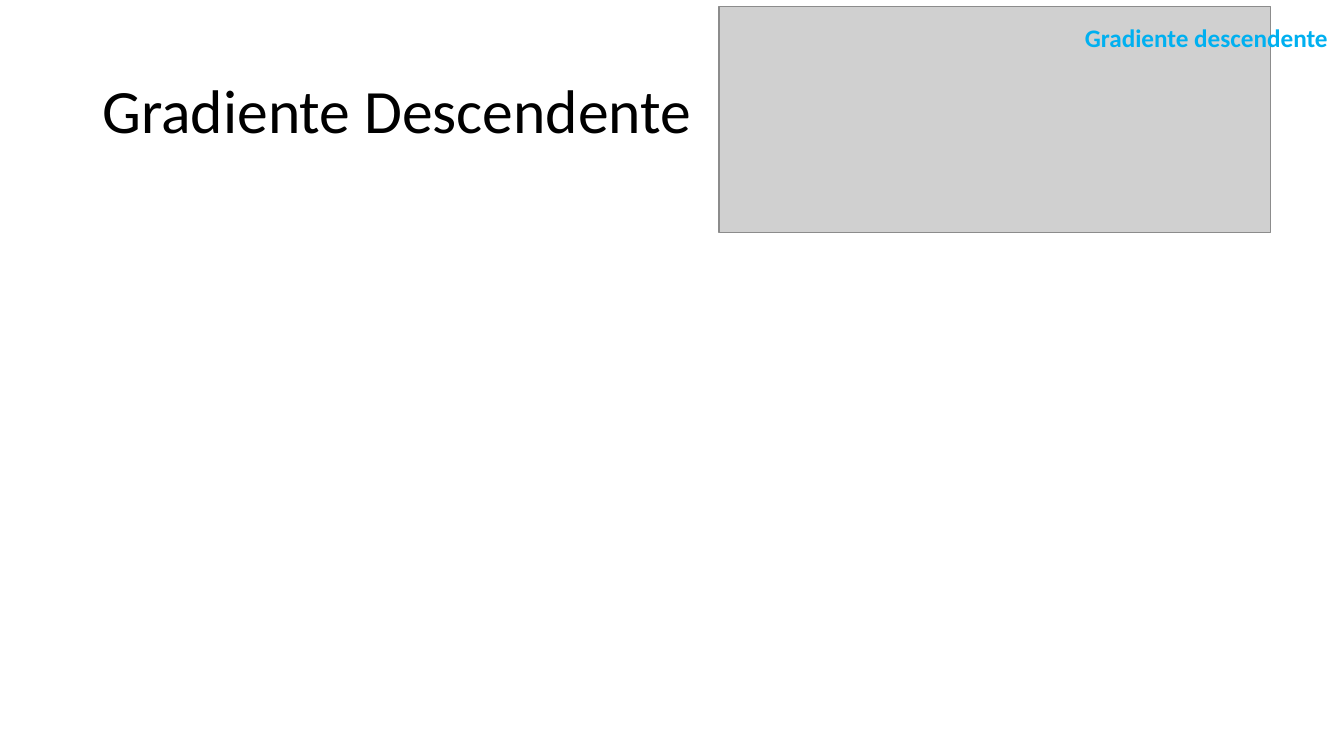
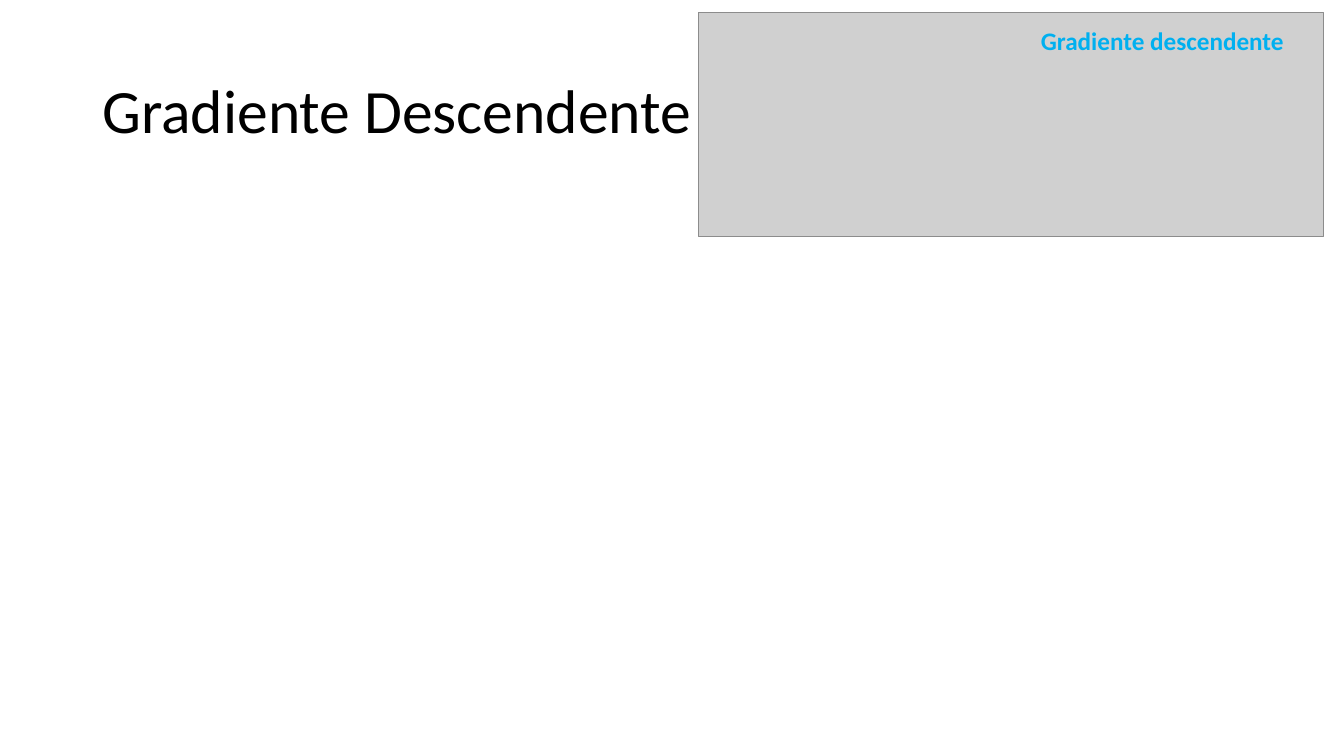
Before and after one commit to zz4fap/t319_aprendizado_de_maquina, a slide deck: slide 6 of slides/T319_Regressão_Linear (Parte II).pptx. Drawn at 1344x756 pixels with LibreOffice and Linux fonts; fonts in the diff are those of the drawing; grey boxes stand for pictures. Boxes give left, top, right and bottom in pixels: in the first picture for what was removed or moved away, otherwise in the second. Text is boxed around its words. In the diff, an @@ line names an element or a change of style, - is before the commit and + after.

```diff
--- a/slides/T319_Regressão_Linear (Parte II).pptx
+++ b/slides/T319_Regressão_Linear (Parte II).pptx
@@ picture: place and size @@
-picture at <box>719,6,1271,233</box>
+picture at <box>699,12,1324,236</box>
@@ text "Gradiente descendente" rewrapped from <box>1085,27,1327,54</box> to <box>1041,32,1283,50</box> @@
```
Also in this commit, not shown: 4 other slides changed, 1 slide added, 5 other files.
